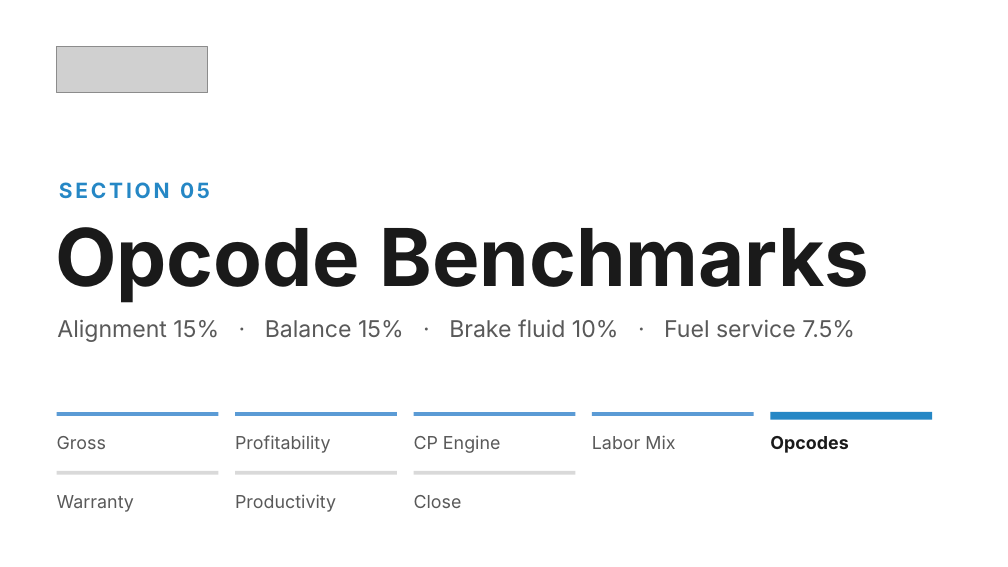
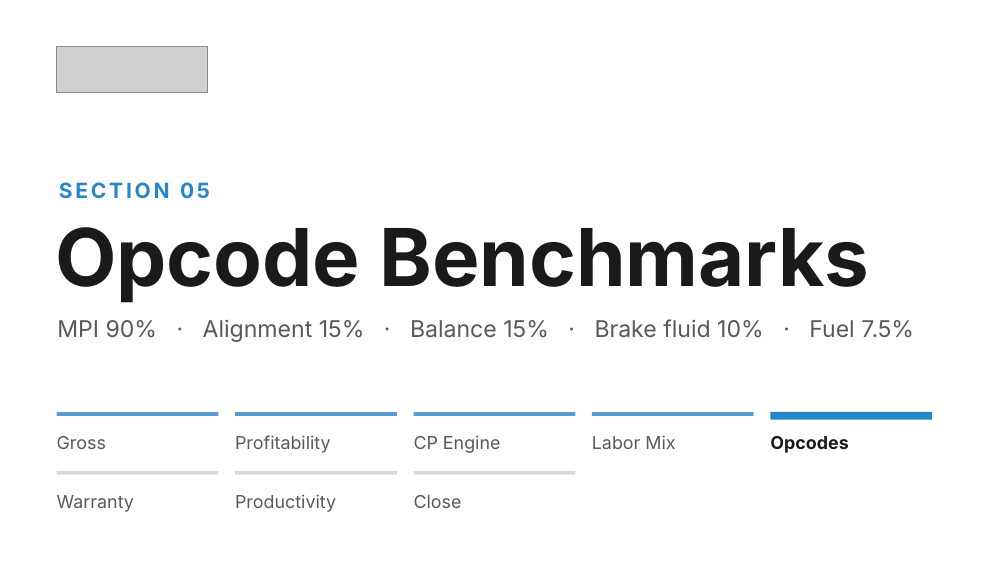
Before and after one commit to Ndresner/Noah, a slide deck: slide 92 of day2-deck/decks/Fixed Ops - Day 2 Example Test Deck.pptx. Drawn at 1008x567 pixels with LibreOffice and Linux fonts; fonts in the diff are those of the drawing; grey boxes stand for pictures. Boxes give left, top, right and bottom in pixels: in the first picture for what was removed or moved away, otherwise in the second. Text is boxed around its words. In the diff, an @@ line names an element or a change of style, - is before the commit and + after.

```diff
--- a/day2-deck/decks/Fixed Ops - Day 2 Example Test Deck.pptx
+++ b/day2-deck/decks/Fixed Ops - Day 2 Example Test Deck.pptx
@@ text at [57, 319, 914, 342]: text changed @@
-Alignment 15% · Balance 15% · Brake fluid 10% · Fuel service 7.5%
+MPI 90% · Alignment 15% · Balance 15% · Brake fluid 10% · Fuel 7.5%
```
Also in this commit, not shown: 2 other slides changed, 3 slides added, 8 other files.
